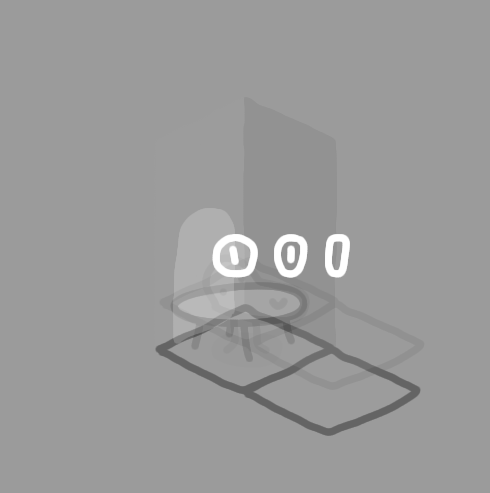
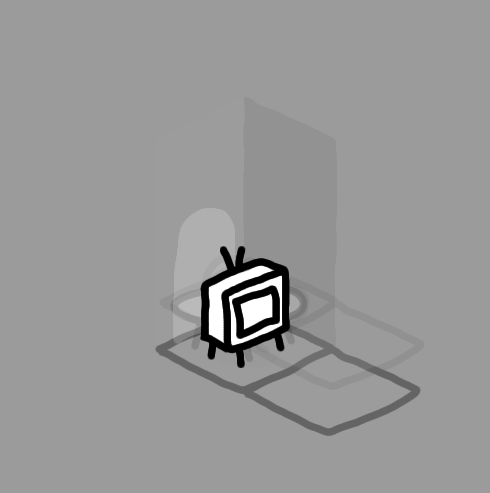
Two versions of the same layered image (490 × 493). Layer-by-layer changes:
renamed "Calque 42" to "coins", hid it over 212, 234, 350, 278
renamed "Calque 43" to "tv copy", showed it, moved it above "tv", painted on it over 200, 234, 350, 368
renamed "Dossier 6" to "table", opacity 13% → 14% over 200, 282, 290, 362
